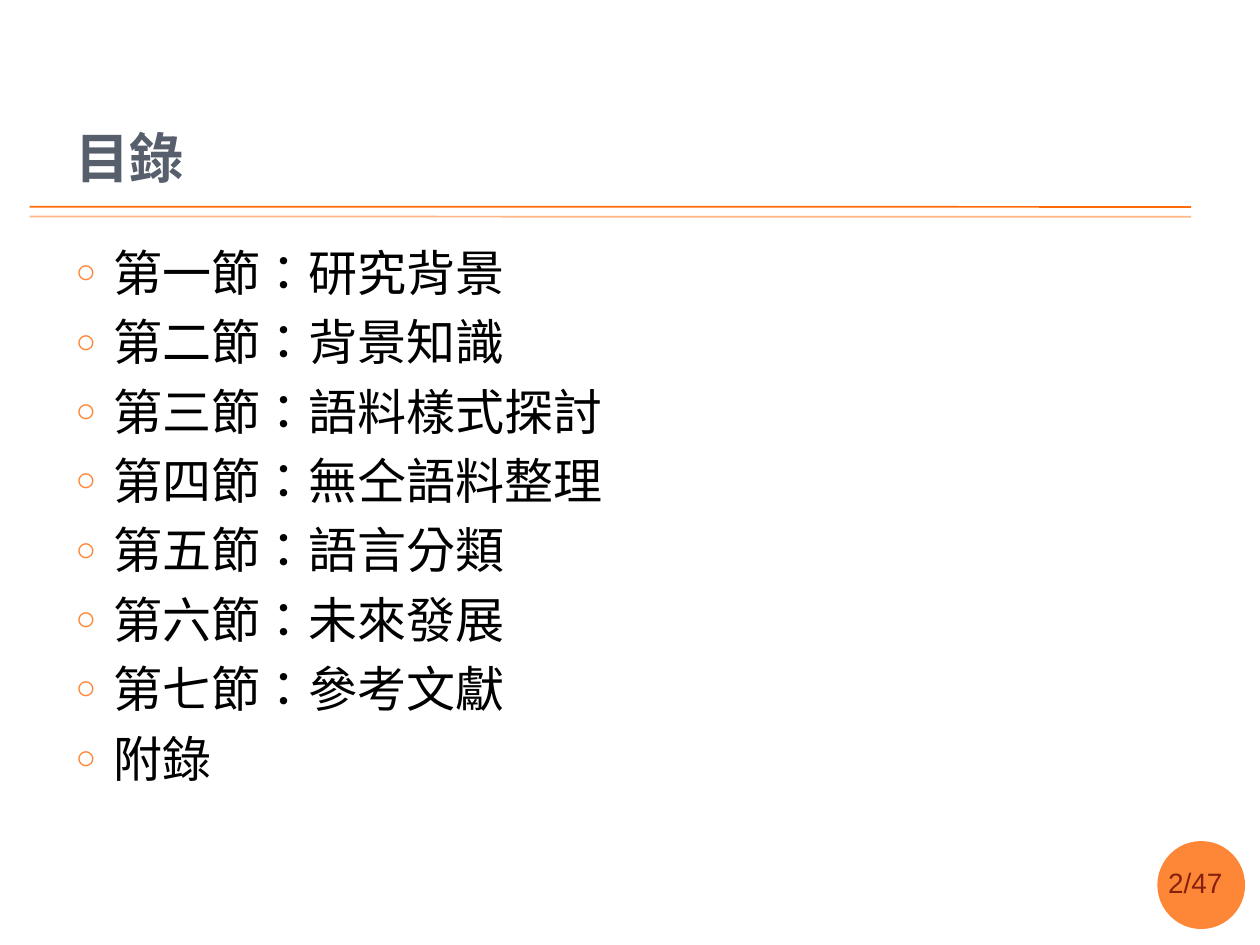
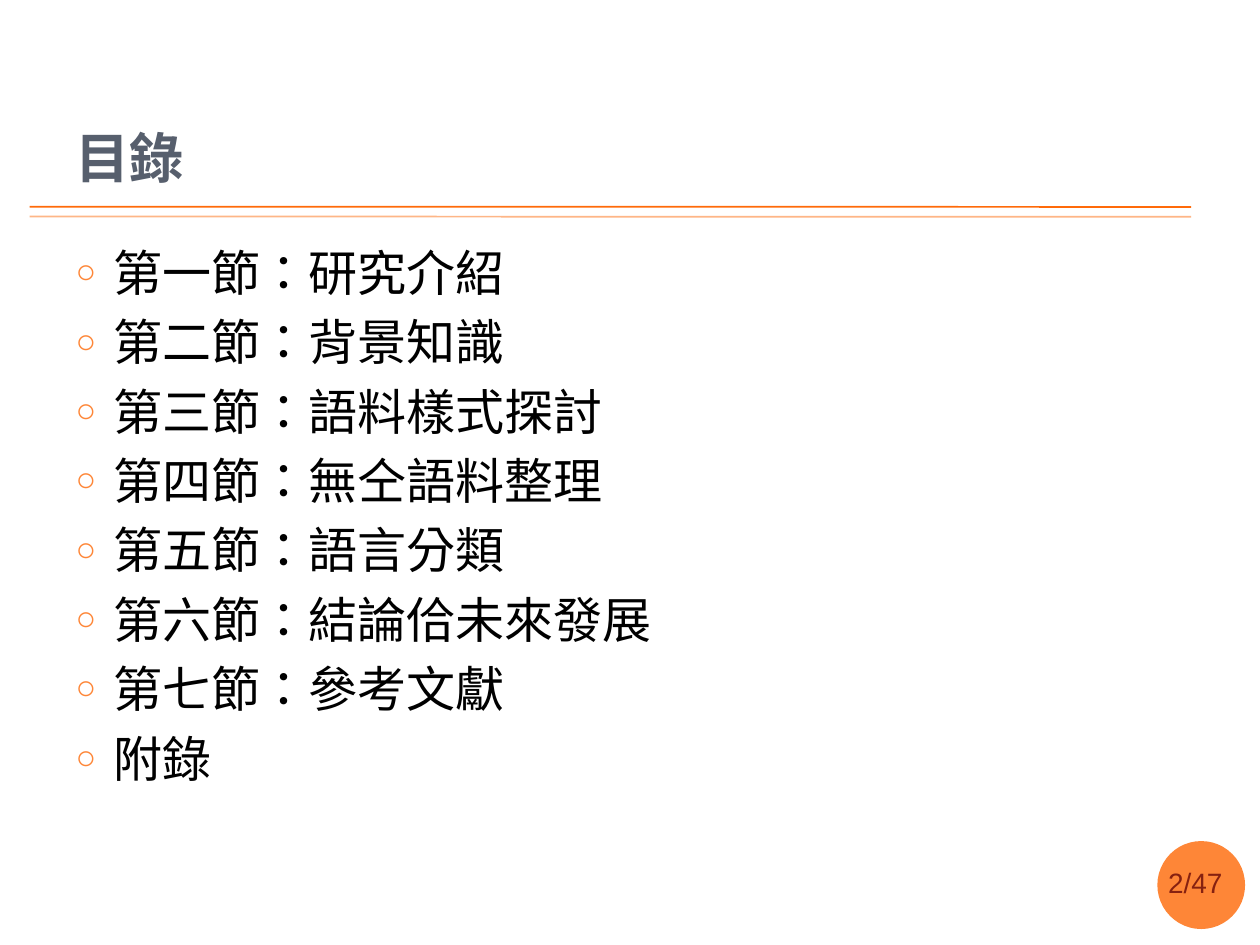
Before and after one commit to sih4sing5hong5/po3-ko3_tau5-iann2-phinn3, a slide deck: slide 2 of 翻譯報告.pptx. Drawn at 1260x945 pixels with LibreOffice and Linux fonts; fonts in the diff are those of the drawing; background and template pictures are left out. Boxes give left, top, right and bottom in pixels: in the first picture for what was removed or moved away, otherwise in the second. Text is boxed around its words. In the diff, an @@ line names an element or a change of style, - is before the commit and + after.

```diff
--- a/翻譯報告.pptx
+++ b/翻譯報告.pptx
@@ text at (113,249,504,295): text changed @@
-○ 第一節：研究背景
+○ 第一節：研究介紹
@@ text at (113,596,651,642): text changed @@
-○ 第六節：未來發展
+○ 第六節：結論佮未來發展
```
Also in this commit, not shown: 6 other slides changed.
